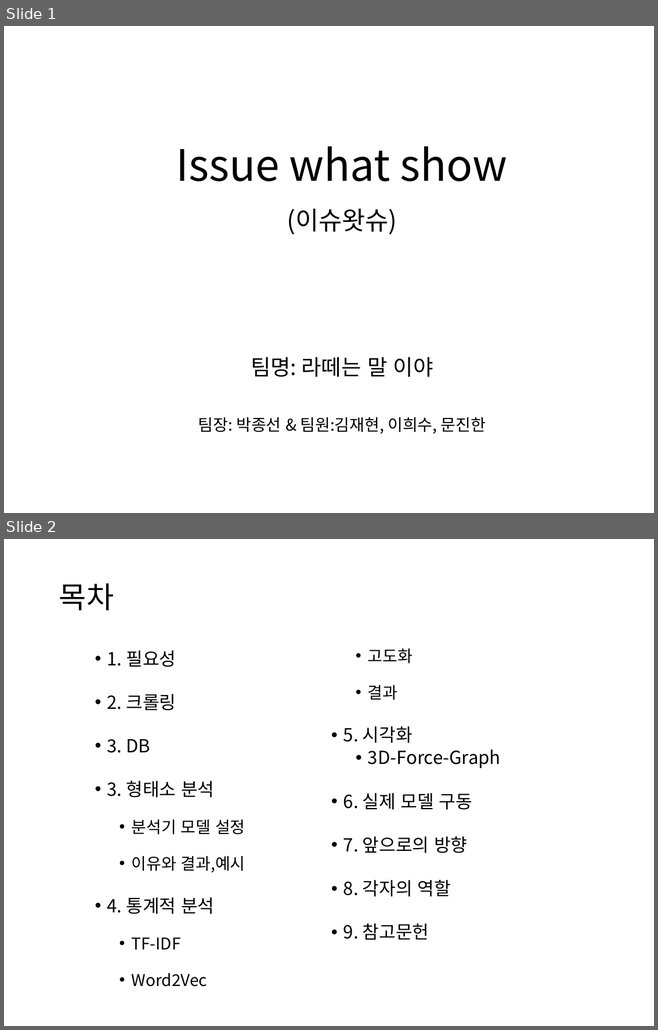
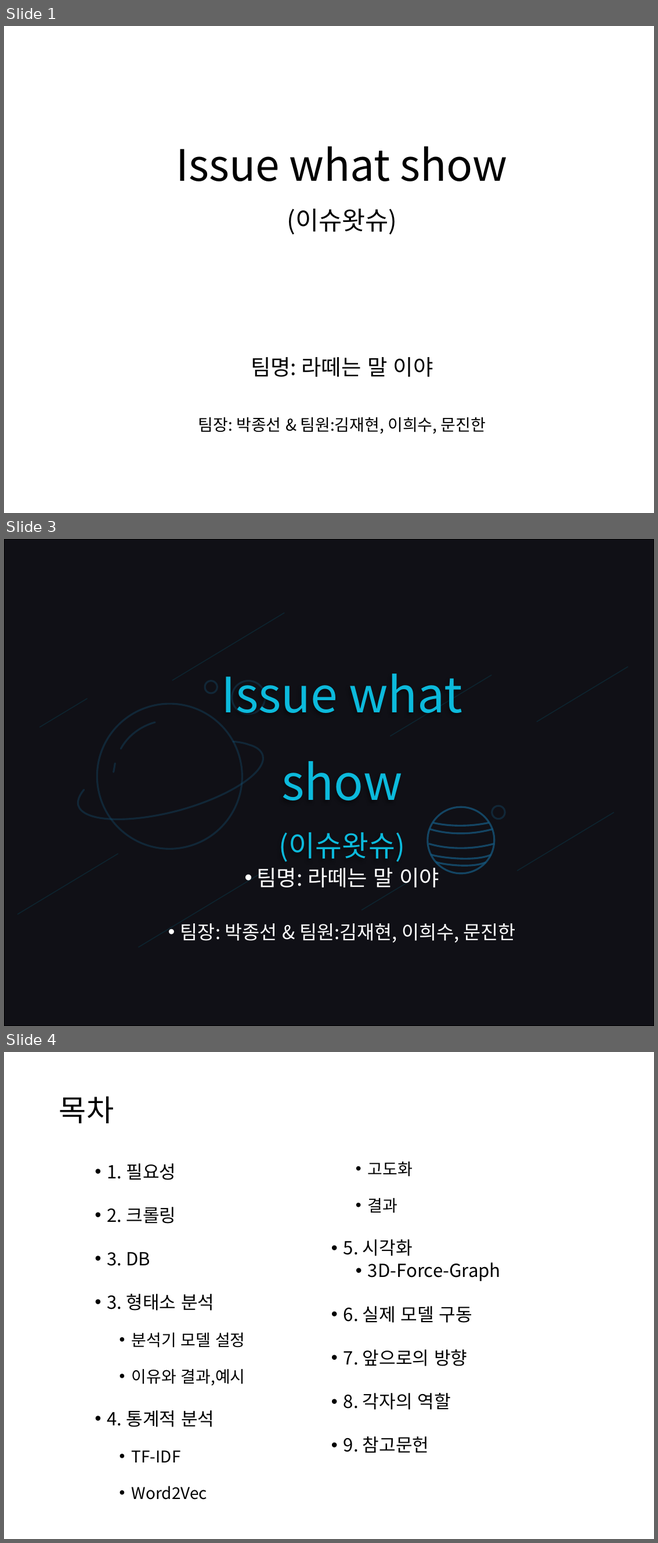
Before and after one commit to HaYongdae/issuewhatshow, a slide deck: doc/최종 PPT.pptx. Shown one above the other, each under a label of ours: slides 1 and 2 before the commit, slides 1, 3 and 4 after it; the slides between them are not shown. The pictures are 658x1030 and 658x1543 pixels, drawn with LibreOffice and Linux fonts; fonts in the diff are those of the drawing. Boxes give left, top, right and bottom in pixels: in the first picture for what was removed or moved away, otherwise in the second. Text is boxed around its words. In the diff, an @@ line names an element or a change of style, - is before the commit and + after.

```diff
--- a/doc/최종 PPT.pptx
+++ b/doc/최종 PPT.pptx
@@ slide 3 added at box(4, 539, 654, 1026), background #FFFFFF @@
@@ rectangle added at box(4, 539, 654, 1026), fill #101016, outline #000000 1 pt @@
@@ freeform shape added at box(172, 613, 308, 720), outline #0D242F 1 pt @@
@@ text added at box(221, 674, 462, 862), 54 pt, text #0CBADC @@
+Issue what show
+(이슈왓슈)
@@ freeform shape added at box(390, 675, 504, 757), outline #0D242F 1 pt @@
@@ freeform shape added at box(536, 667, 647, 754), outline #0D242F 1 pt @@
@@ freeform shape added at box(39, 699, 97, 744), outline #0D242F 1 pt @@
@@ group added at box(78, 681, 267, 857): 4 freeform shapes, 2 ellipses @@
@@ ellipse added at box(492, 806, 505, 819), outline #155377 2 pt @@
@@ freeform shape added at box(517, 812, 634, 906), outline #0D242F 1 pt @@
@@ freeform shape added at box(17, 854, 130, 935), outline #0D242F 1 pt @@
@@ text added at box(180, 864, 516, 943), 21 pt, text #FFFFFF @@
+• 팀명: 라떼는 말 이야
+• 팀장: 박종선 & 팀원:김재현, 이희수, 문진한
@@ group added at box(427, 808, 495, 874): 5 freeform shapes, 1 ellipse @@
@@ freeform shape added at box(139, 870, 281, 968), outline #0D242F 1 pt @@
@@ freeform shape added at box(361, 882, 427, 943), outline #0D242F 1 pt @@
@@ what was slide 2 is now slide 4 @@
```
Also in this commit, not shown: 5 slides changed, 5 other slides added.
